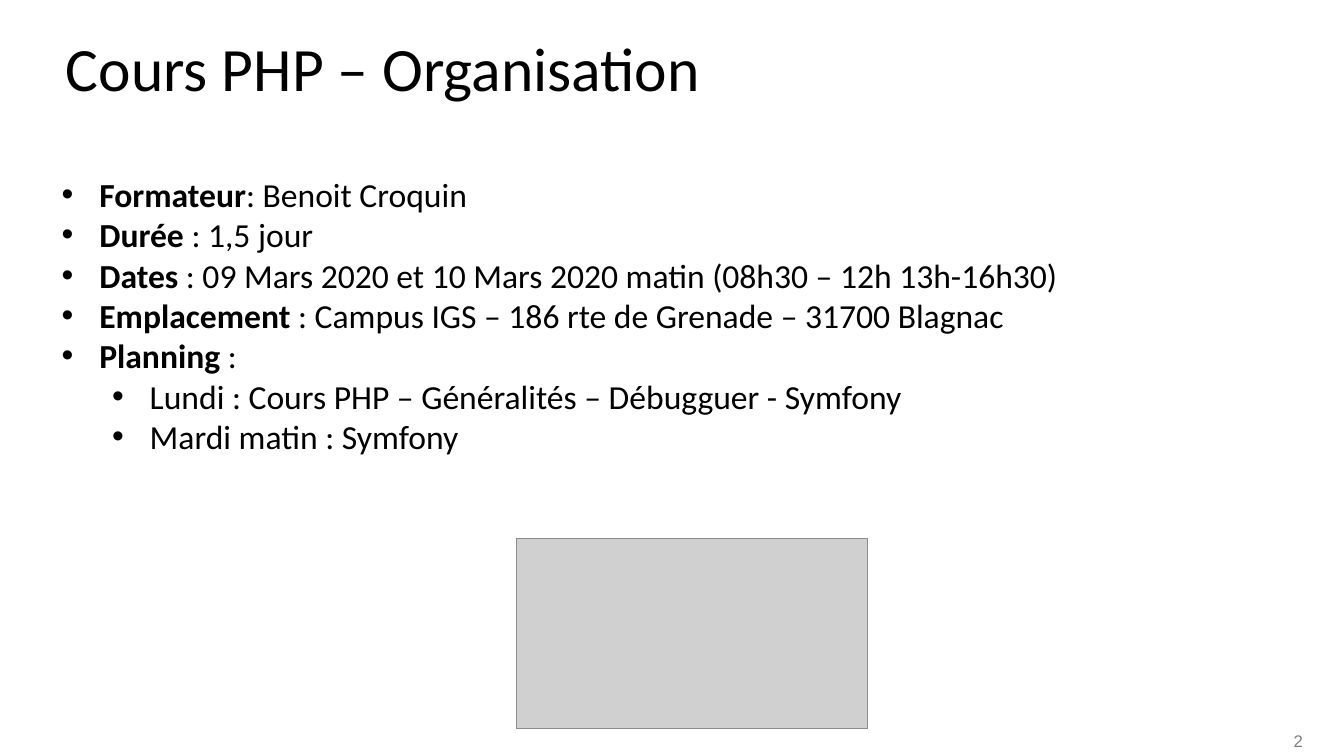
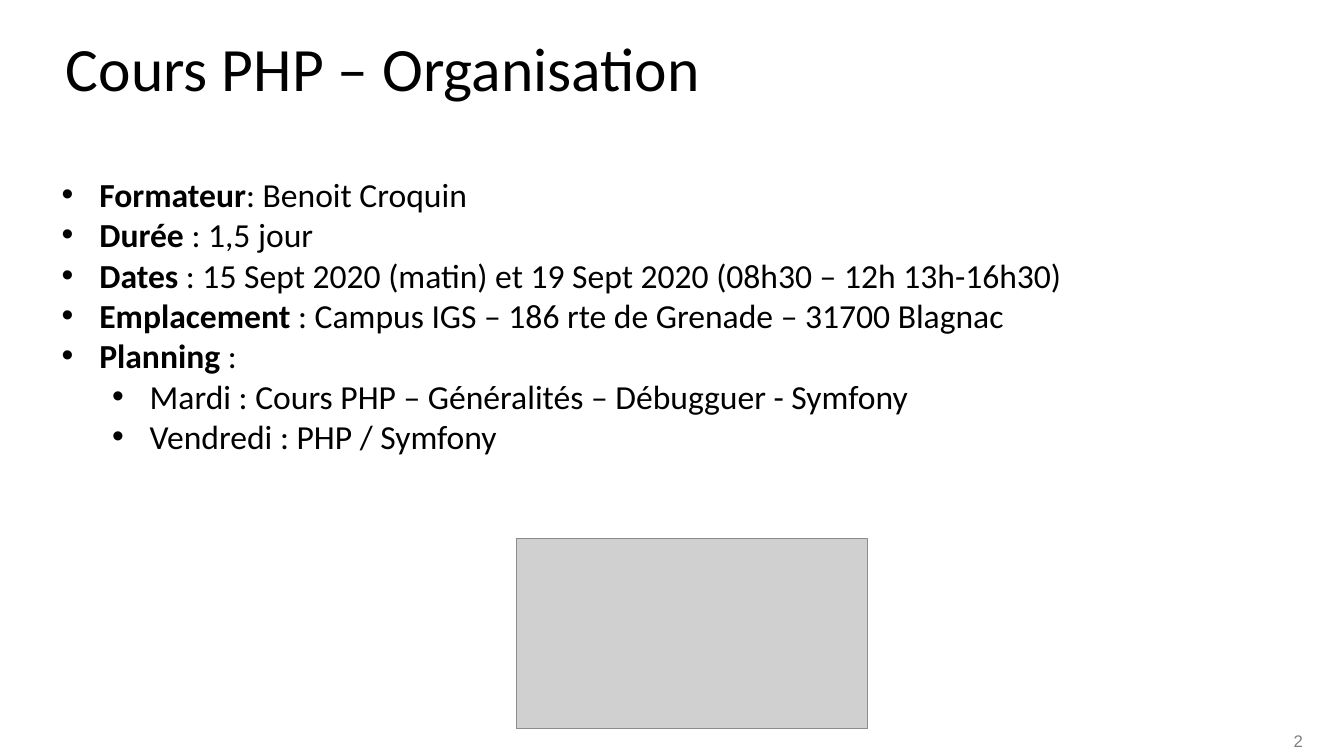
Before and after one commit to drupestre/phpudev, a slide deck: slide 2 of php_v0.1.pptx. Drawn at 1344x756 pixels with LibreOffice and Linux fonts; fonts in the diff are those of the drawing; grey boxes stand for pictures; background and template pictures are left out. Boxes give left, top, right and bottom in pixels: in the first picture for what was removed or moved away, otherwise in the second. Text is boxed around its words. In the diff, an @@ line names an element or a change of style, - is before the commit and + after.

Commit message:
Add files via upload
Add pptx for php and symfony

```diff
--- a/php_v0.1.pptx
+++ b/php_v0.1.pptx
@@ text at bbox=[99, 263, 1061, 294]: text changed @@
-• Dates : 09 Mars 2020 et 10 Mars 2020 matin (08h30 – 12h 13h-16h30)
+• Dates : 15 Sept 2020 (matin) et 19 Sept 2020 (08h30 – 12h 13h-16h30)
@@ text at bbox=[150, 385, 907, 455]: text changed @@
-  • Lundi : Cours PHP – Généralités – Débugguer - Symfony
-  • Mardi matin : Symfony
+  • Mardi : Cours PHP – Généralités – Débugguer - Symfony
+  • Vendredi : PHP / Symfony
```
Also in this commit, not shown: 28 other slides changed.
